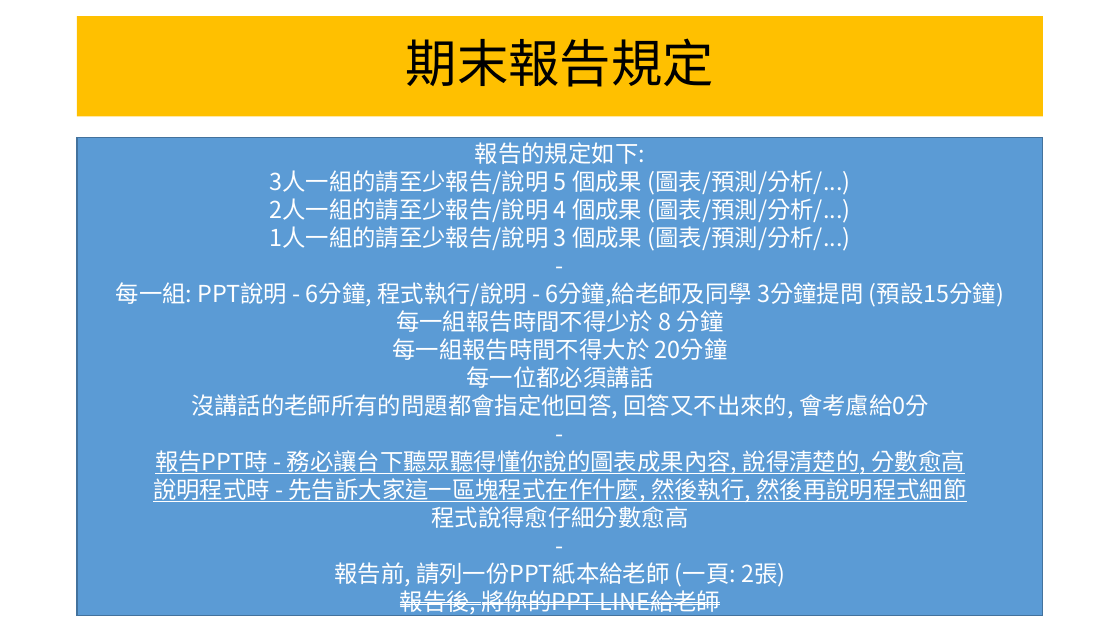
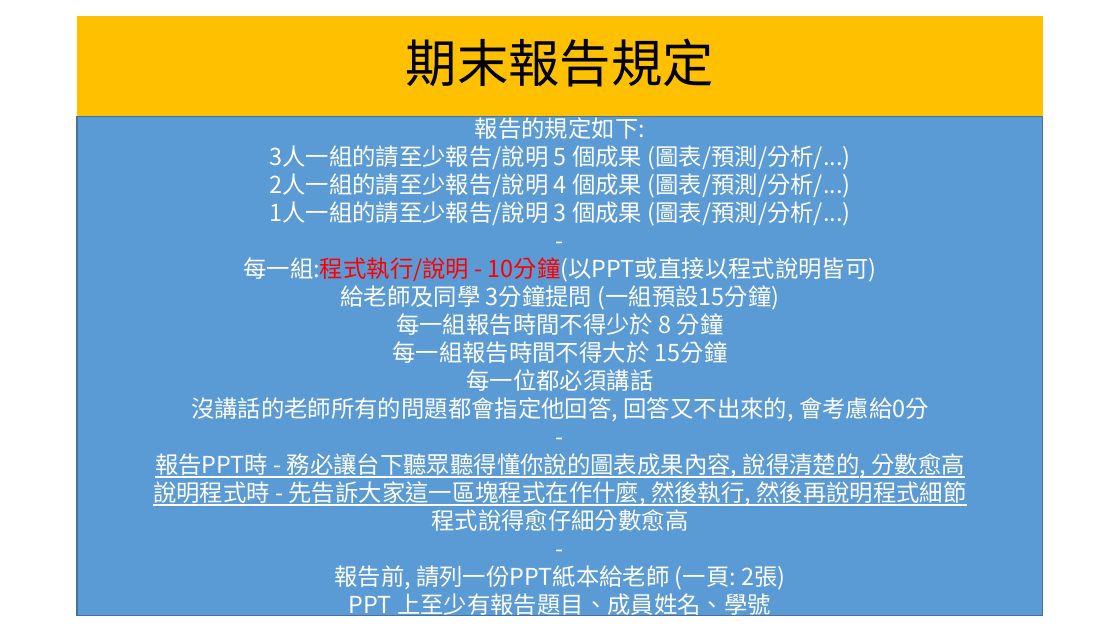
Before and after one commit to chih-chengwu/115-1_DataMining_MD, a slide deck: slide 9 of 第一週_課堂規定_成績評量標準及課程設計.pptx. Drawn at 1120x630 pixels with LibreOffice and Linux fonts; fonts in the diff are those of the drawing. Boxes give left, top, right and bottom in pixels: in the first picture for what was removed or moved away, otherwise in the second. Text is boxed around its words. In the diff, an @@ line names an element or a change of style, - is before the commit and + after.

```diff
--- a/第一週_課堂規定_成績評量標準及課程設計.pptx
+++ b/第一週_課堂規定_成績評量標準及課程設計.pptx
@@ rectangle "報告的規定如下:": place and size @@
-rectangle "報告的規定如下:" at <box>77,138,1044,616</box>
+rectangle "報告的規定如下:" at <box>77,117,1044,616</box>
@@ text in rectangle at <box>243,257,877,310</box>: text changed @@
-每一組: PPT說明 - 6分鐘, 程式執行/說明 - 6分鐘,給老師及同學 3分鐘提問 (預設15分鐘)
+每一組:程式執行/說明 - 10分鐘(以PPT或直接以程式說明皆可)
+給老師及同學 3分鐘提問 (一組預設15分鐘)
@@ text in rectangle at <box>392,341,728,363</box>: text changed @@
-每一組報告時間不得大於 20分鐘
+每一組報告時間不得大於 15分鐘
@@ text in rectangle at <box>349,589,771,619</box>: text changed @@
-報告後, 將你的PPT LINE給老師
+PPT 上至少有報告題目、成員姓名、學號
```
Also in this commit, not shown: 2 other slides changed, 27 other files.
